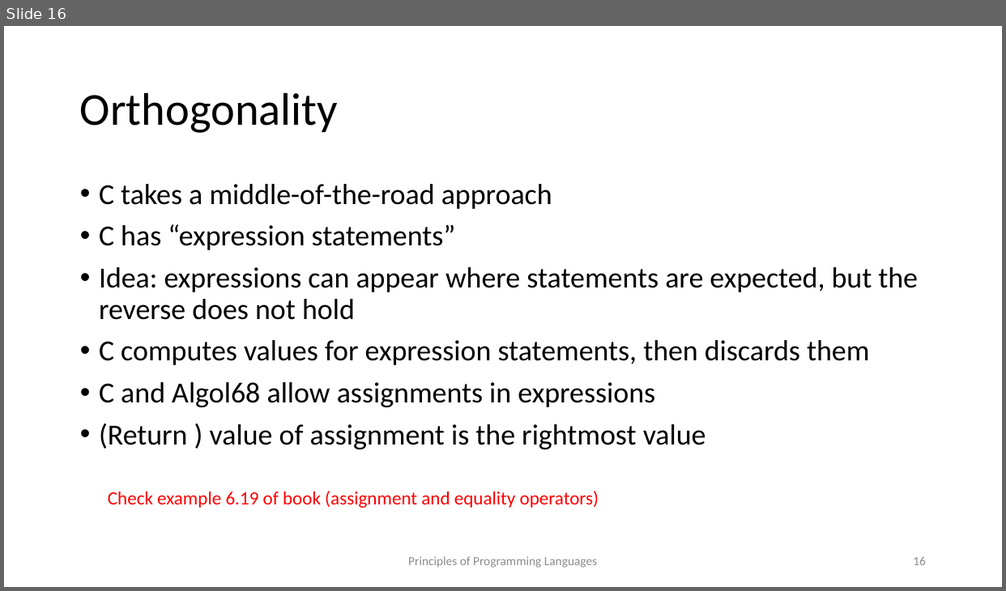
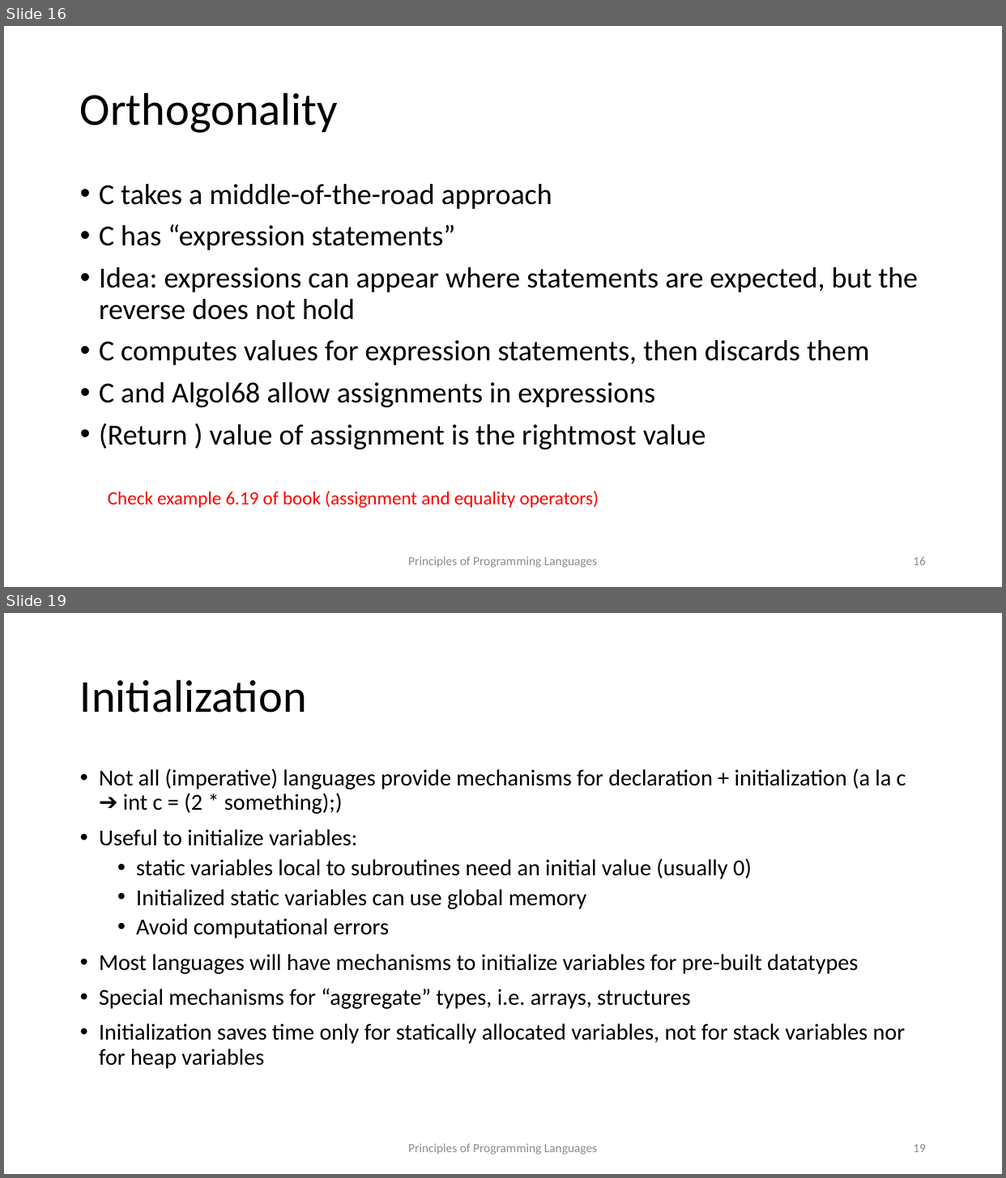
Before and after one commit to kongm/pl-design, a slide deck: control-flow.pptx. Shown one above the other, each under a label of ours: slide 16 before the commit, slides 16 and 19 after it; the slides between them are not shown. The pictures are 1006x591 and 1006x1178 pixels, drawn with LibreOffice and Linux fonts; fonts in the diff are those of the drawing. Boxes give left, top, right and bottom in pixels: in the first picture for what was removed or moved away, otherwise in the second. Text is boxed around its words. In the diff, an @@ line names an element or a change of style, - is before the commit and + after.

```diff
--- a/control-flow.pptx
+++ b/control-flow.pptx
@@ slide 19 added at <box>4,613,1002,1174</box>, background #FFFFFF @@
@@ title added at <box>80,679,307,713</box>, 44 pt, text #000000 @@
+Initialization
@@ text added at <box>99,769,906,1069</box>, 22 pt, text #000000 @@
+• Not all (imperative) languages provide mechanisms for declaration + initialization (a la c ➔ int c = (2 * something);)
+• Useful to initialize variables:
+  • static variables local to subroutines need an initial value (usually 0)
+  • Initialized static variables can use global memory
+  • Avoid computational errors
+• Most languages will have mechanisms to initialize variables for pre-built datatypes
+• Special mechanisms for “aggregate” types, i.e. arrays, structures
+• Initialization saves time only for statically allocated variables, not for stack variables nor for heap variables
@@ text added at <box>408,1144,597,1155</box>, 12 pt, text #8C8C8C @@
+Principles of Programming Languages
@@ page number added at <box>913,1144,926,1152</box>, 12 pt, text #8C8C8C @@
+19
```
Also in this commit, not shown: 12 other slides added, 1 other file.
